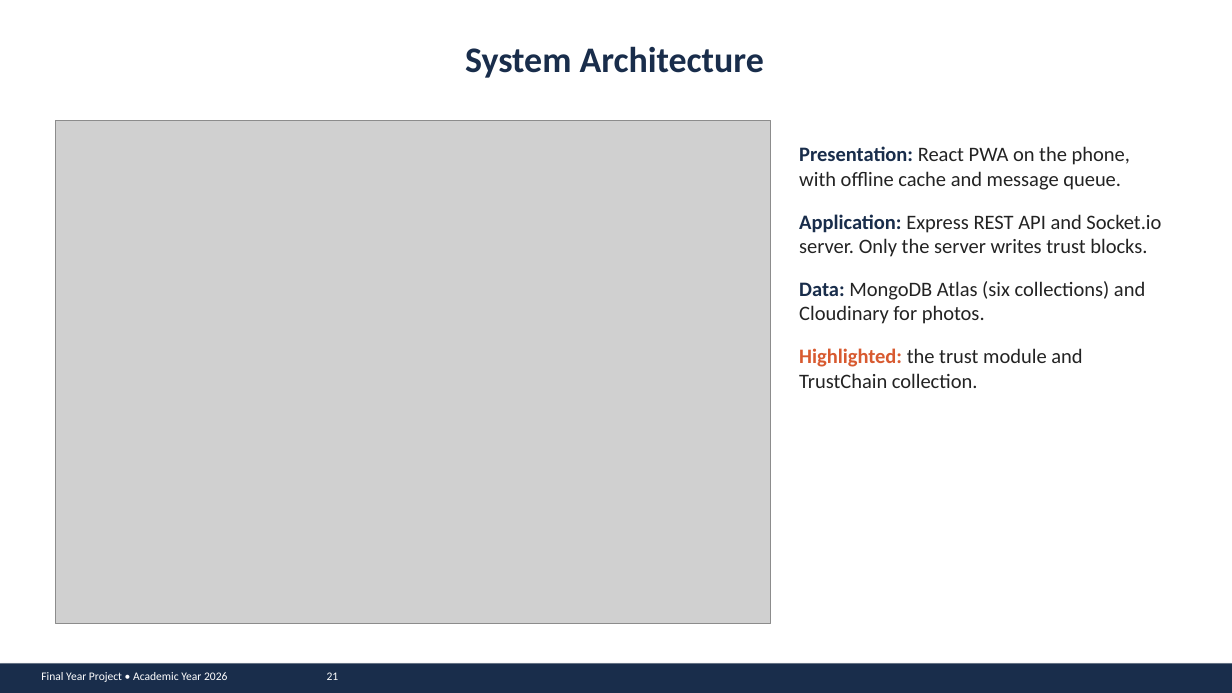
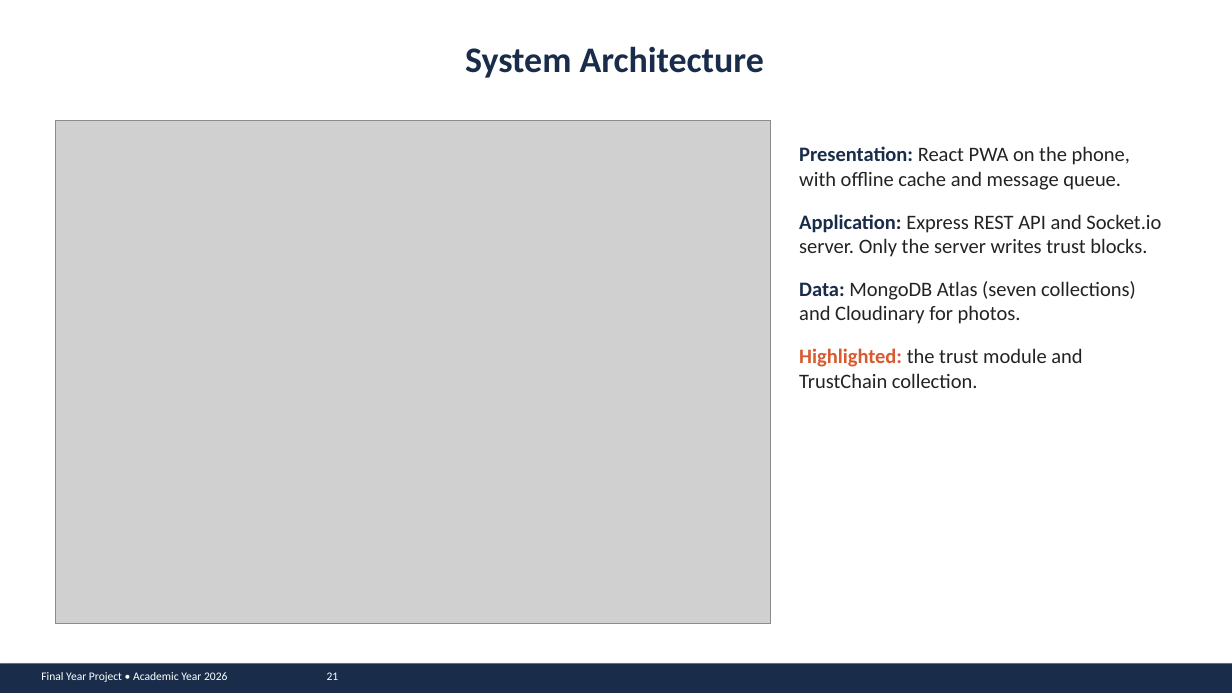
Before and after one commit to john-chola/ZamMarket, a slide deck: slide 21 of docs/presentation/ZamMarket_Presentation.pptx. Drawn at 1232x693 pixels with LibreOffice and Linux fonts; fonts in the diff are those of the drawing; grey boxes stand for pictures. Boxes give left, top, right and bottom in pixels: in the first picture for what was removed or moved away, otherwise in the second. Text is boxed around its words. In the diff, an @@ line names an element or a change of style, - is before the commit and + after.

```diff
--- a/docs/presentation/ZamMarket_Presentation.pptx
+++ b/docs/presentation/ZamMarket_Presentation.pptx
@@ text at (799, 281, 1136, 324): text changed @@
-Data: MongoDB Atlas (six collections) and Cloudinary for photos.
+Data: MongoDB Atlas (seven collections) and Cloudinary for photos.
```
Also in this commit, not shown: 12 other slides changed, 1 other file.
